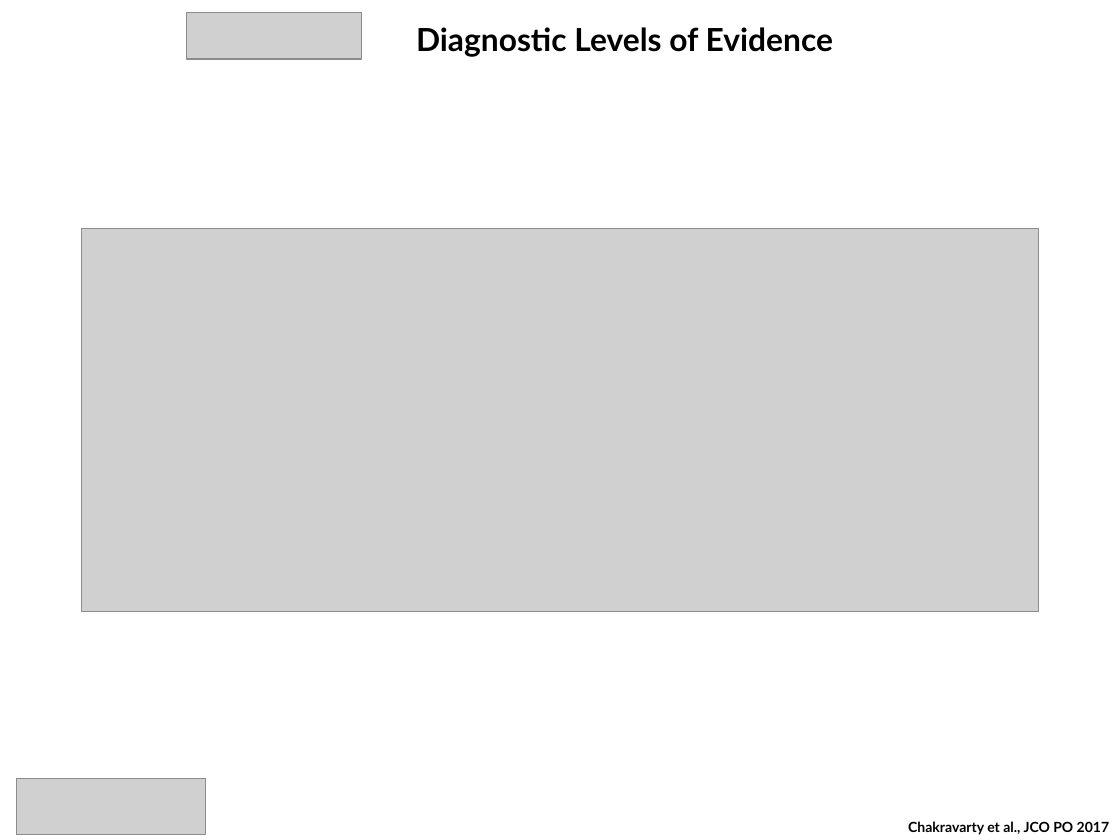
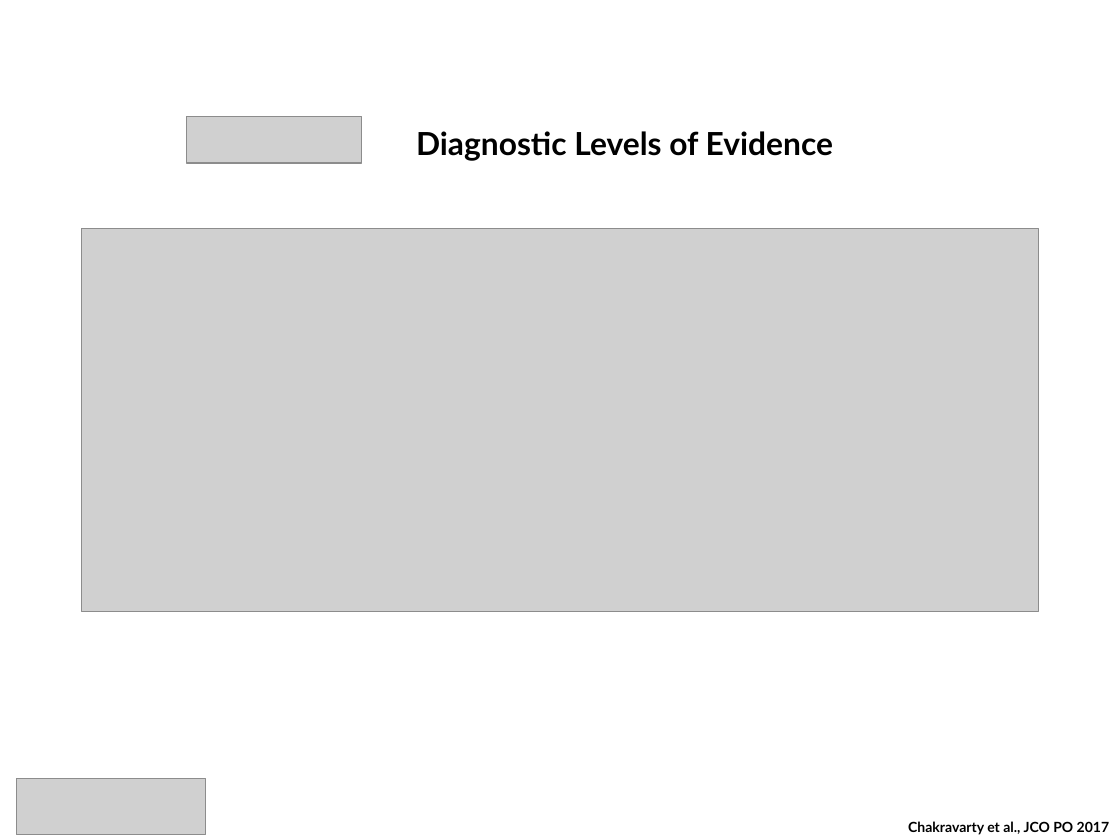
Before and after one commit to oncokb/oncokb-public, a slide deck: slide 1 of src/main/webapp/content/files/levelOfEvidence/DX/LevelsOfEvidence.ppt. Drawn at 1120x840 pixels with LibreOffice and Linux fonts; fonts in the diff are those of the drawing; grey boxes stand for pictures. Boxes give left, top, right and bottom in pixels: in the first picture for what was removed or moved away, otherwise in the second. Text is boxed around its words. In the diff, an @@ line names an element or a change of style, - is before the commit and + after.

```diff
--- a/src/main/webapp/content/files/levelOfEvidence/DX/LevelsOfEvidence.ppt
+++ b/src/main/webapp/content/files/levelOfEvidence/DX/LevelsOfEvidence.ppt
@@ picture: place and size @@
-picture at bbox=[186, 12, 362, 59]
+picture at bbox=[186, 116, 362, 164]
@@ text "Diagnostic Levels of Evidence": place and size @@
-text "Diagnostic Levels of Evidence" at bbox=[416, 27, 833, 57]
+text "Diagnostic Levels of Evidence" at bbox=[416, 131, 833, 161]
```
Also in this commit, not shown: 3 other files.
